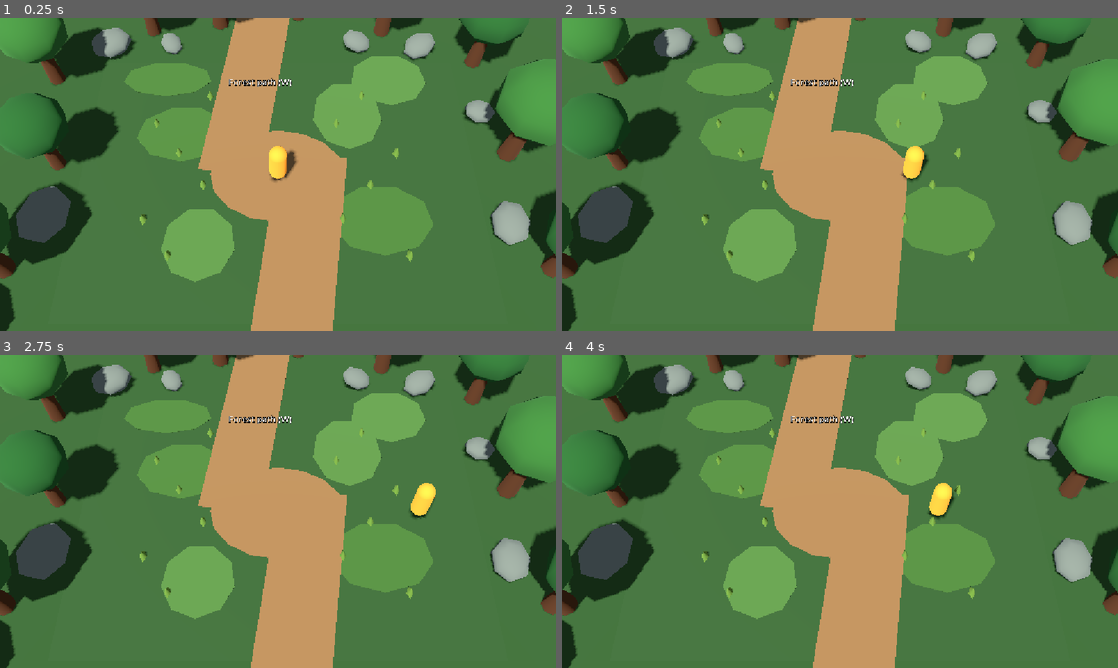
Above: before the commit, frames 1-4 (two rows, left to right).
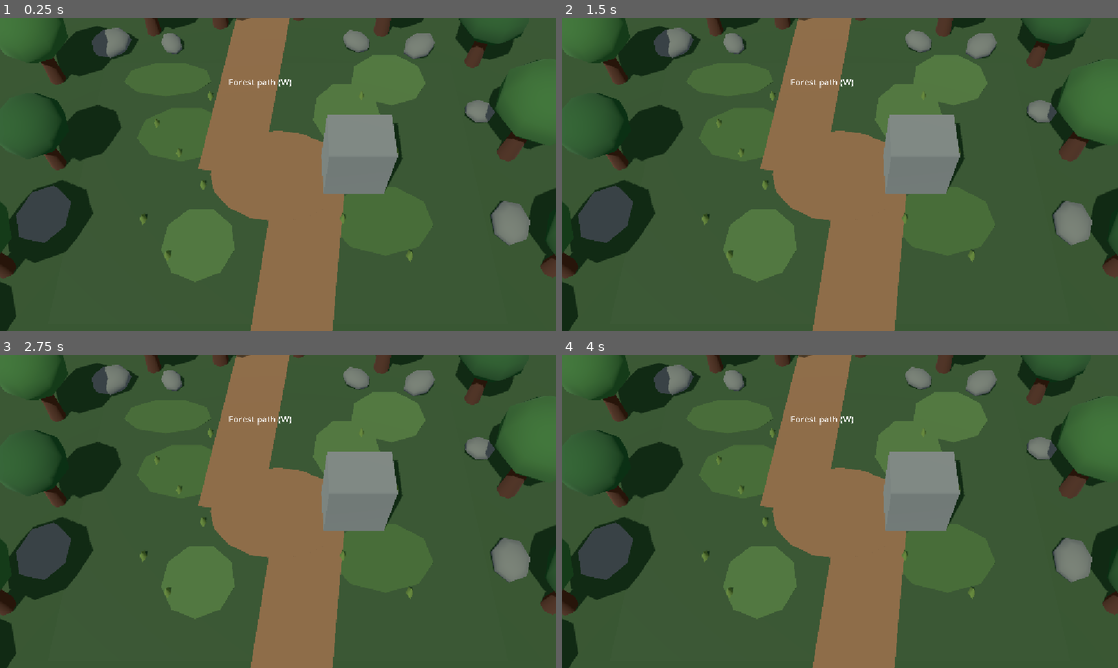
Above: after the commit, the same moments.

Repository: Timethy93/fantasymon
Game: Godot game, scene res://forest_clearing.tscn
Two runs of this game, one before a commit and one after it. Both use one fixed random seed, a clock stepped at 60 frames per second and the inputs below.
Inputs (mouse positions are in pixels of both pictures, inside the frame that each line leads up to):
- Up to frame 1 (0.25 s): no input
- Up to frame 2 (1.5 s): tap Enter at 0.5, 0.6 s; move the mouse to (962, 158) at 0.52 s; hold D (move_right) 0.53-1.25 s; click (962, 158) at 0.67 s; tap Space at 0.77, 1.07 s; drag from (728, 190) to (812, 237) at 1.27 s
- Up to frame 3 (2.75 s): tap Space at 2 s; move the mouse to (333, 442) at 2.02 s; hold D (move_right) from 2.03 s (still down); tap Ctrl at 2.1 s
- Up to frame 4 (4 s): release D (move_right) at 2.75 s; drag from (812, 574) to (673, 464) at 2.77 s; tap Enter at 3.5 s; move the mouse to (1006, 558) at 3.52 s; hold A (move_left) from 3.53 s (still down); tap Tab at 3.6 s; tap Space at 3.77 s

The runs differ from the first frame. In frame 1, 91% of the frame differs, in the area x 0-100%, y 0-100%; in frame 2, 91%; in frame 3, 91%; in frame 4, 91%.

Commit message:
Implement prerendered 2.5D forest prototype

Diff:
--- a/forest_clearing.tscn
+++ b/forest_clearing.tscn
@@ -3,6 +3,8 @@
 [ext_resource type="Script" uid="uid://ck7odk7jeh54q" path="res://scripts/player.gd" id="1_jgtll"]
 [ext_resource type="Script" uid="uid://c020idyr0aidi" path="res://scripts/segment_exit.gd" id="2_rvrhh"]
 [ext_resource type="Script" uid="uid://7kjtf0bnc2cc" path="res://scripts/world_exit_label.gd" id="3_r3b4v"]
+[ext_resource type="Script" uid="uid://emv4shaws3hi" path="res://scripts/prerendered_backdrop.gd" id="4_j3m8a"]
+[ext_resource type="Texture2D" uid="uid://bvp7pouluv2ci" path="res://assets/backgrounds/forest/forest_clearing/background.png" id="5_i477c"]
 
 [sub_resource type="StandardMaterial3D" id="StandardMaterial3D_rvrhh"]
 albedo_color = Color(0.16, 0.27, 0.12, 1)
@@ -25,6 +27,9 @@
 
 [sub_resource type="BoxShape3D" id="BoxShape3D_f36kn"]
 size = Vector3(0.5, 0.6, 12)
+
+[sub_resource type="BoxShape3D" id="BoxShape3D_i477c"]
+size = Vector3(2.4, 2.8, 1.8)
 
 [sub_resource type="Environment" id="Environment_l1t57"]
 background_mode = 1
@@ -549,6 +554,12 @@
 height = 0.4
 radial_segments = 4
 
+[sub_resource type="StandardMaterial3D" id="StandardMaterial3D_7ar1p"]
+albedo_color = Color(0.43, 0.45, 0.4, 1)
+
+[sub_resource type="BoxMesh" id="BoxMesh_prhu0"]
+size = Vector3(2.4, 2.8, 1.8)
+
 [sub_resource type="BoxShape3D" id="BoxShape3D_r3b4v"]
 size = Vector3(3.4, 3, 0.8)
 
@@ -591,6 +602,12 @@
 
 [node name="CollisionShape3D" type="CollisionShape3D" parent="WorldGeometry/Bounds/East" unique_id=1732450911]
 shape = SubResource("BoxShape3D_f36kn")
+
+[node name="TestRock" type="StaticBody3D" parent="WorldGeometry" unique_id=976780798]
+transform = Transform3D(1, 0, 0, 0, 1, 0, 0, 0, 1, 3, 1.4, 0)
+
+[node name="CollisionShape3D" type="CollisionShape3D" parent="WorldGeometry/TestRock" unique_id=176281495]
+shape = SubResource("BoxShape3D_i477c")
 
 [node name="Camera3D" type="Camera3D" parent="." unique_id=94309883]
 unique_name_in_owner = true
@@ -947,6 +964,11 @@
 transform = Transform3D(1, 0, 0, 0, 1, 0, 0, 0, 1.8, 4.9, 0.2, 3.5)
 material_override = SubResource("StandardMaterial3D_3tsjj")
 mesh = SubResource("CylinderMesh_mq0bu")
+
+[node name="TestRock" type="MeshInstance3D" parent="ForestBackdrop" unique_id=1788643054]
+transform = Transform3D(1, 0, 0, 0, 1, 0, 0, 0, 1, 3, 1.4, 0)
+material_override = SubResource("StandardMaterial3D_7ar1p")
+mesh = SubResource("BoxMesh_prhu0")
 
 [node name="EntryPoints" type="Node3D" parent="." unique_id=1985624325]
 
@@ -972,3 +994,8 @@
 script = ExtResource("3_r3b4v")
 text_key = "EXIT_FOREST_PATH"
 movement_action = "move_forward"
+
+[node name="PrerenderedBackdrop" type="Node3D" parent="." unique_id=475063162]
+script = ExtResource("4_j3m8a")
+background_texture = ExtResource("5_i477c")
+baked_camera_transform = Transform3D(1, 0, 0, 0, 0.49999997, 0.86602545, 0, -0.86602545, 0.49999997, 0, 18, 10.4)
--- a/project.godot
+++ b/project.godot
@@ -24,8 +24,10 @@
 
 [display]
 
+window/size/viewport_width=1152
+window/size/viewport_height=648
 window/stretch/mode="canvas_items"
-window/stretch/aspect="expand"
+window/stretch/aspect="keep"
 
 [editor_plugins]
 
--- /dev/null
+++ b/scripts/prerendered_backdrop.gd
@@ -0,0 +1,77 @@
+@tool
+class_name PrerenderedBackdrop
+extends Node3D
+
+@export var background_texture: Texture2D
+@export var baked_camera_transform: Transform3D = Transform3D(
+	Basis.from_euler(Vector3(-PI / 3.0, 0, 0)), Vector3(0, 18, 10.4)
+)
+@export var baked_fov: float = 34.0
+@export var baked_offsets: Vector2 = Vector2.ZERO
+@export_tool_button("Bake background.png") var bake_button: Callable = bake_background
+
+var _baking: bool = false
+
+
+func _ready() -> void:
+	if Engine.is_editor_hint():
+		return
+	var segment := get_parent()
+	var camera := segment.get_node("Camera3D") as Camera3D
+	var calibration_valid := (
+		background_texture != null
+		and camera.transform.is_equal_approx(baked_camera_transform)
+		and is_equal_approx(camera.fov, baked_fov)
+		and camera.projection == Camera3D.PROJECTION_PERSPECTIVE
+		and camera.keep_aspect == Camera3D.KEEP_HEIGHT
+		and Vector2(camera.h_offset, camera.v_offset).is_equal_approx(baked_offsets)
+		and background_texture.get_width() * 9 == background_texture.get_height() * 16
+	)
+	if not calibration_valid:
+		push_error(tr("BACKGROUND_CALIBRATION_INVALID"))
+		get_node("/root/SceneManager").travel_failed.emit("BACKGROUND_CALIBRATION_INVALID")
+		return
+
+	var screen := MeshInstance3D.new()
+	screen.name = "BackgroundImage"
+	var quad := QuadMesh.new()
+	quad.size = Vector2(2, 2)
+	screen.mesh = quad
+	screen.cast_shadow = GeometryInstance3D.SHADOW_CASTING_SETTING_OFF
+	var background_material := ShaderMaterial.new()
+	background_material.shader = load("res://shaders/prerendered_background.gdshader")
+	background_material.set_shader_parameter("background_image", background_texture)
+	screen.material_override = background_material
+	camera.add_child(screen)
+	screen.position = Vector3(0, 0, -100)
+	screen.extra_cull_margin = 1000.0
+
+	var source := segment.get_node("ForestBackdrop/TestRock") as MeshInstance3D
+	var proxy := MeshInstance3D.new()
+	proxy.name = "TestRockOcclusion"
+	proxy.mesh = source.mesh
+	proxy.cast_shadow = GeometryInstance3D.SHADOW_CASTING_SETTING_OFF
+	var occlusion_material := ShaderMaterial.new()
+	occlusion_material.shader = load("res://shaders/prerendered_occluder.gdshader")
+	occlusion_material.set_shader_parameter("background_image", background_texture)
+	proxy.material_override = occlusion_material
+	add_child(proxy)
+	proxy.global_transform = source.global_transform
+	segment.get_node("ForestBackdrop").hide()
+	segment.get_node("WorldGeometry/Ground/Visual").hide()
+
+
+func bake_background() -> void:
+	if not Engine.is_editor_hint() or _baking:
+		return
+	_baking = true
+	var baker: RefCounted = load("res://tools/bake_forest_background.gd").new()
+	var result: Error = await baker.call("bake", get_tree(), get_parent())
+	if result == OK:
+		var camera := get_parent().get_node("Camera3D") as Camera3D
+		baked_camera_transform = camera.transform
+		baked_fov = camera.fov
+		baked_offsets = Vector2(camera.h_offset, camera.v_offset)
+		EditorInterface.get_resource_filesystem().scan()
+		EditorInterface.mark_scene_as_unsaved()
+	_baking = false
--- /dev/null
+++ b/shaders/prerendered_background.gdshader
@@ -0,0 +1,13 @@
+shader_type spatial;
+render_mode unshaded, fog_disabled, shadows_disabled, depth_draw_never, cull_disabled;
+
+uniform sampler2D background_image : source_color, filter_linear, repeat_disable;
+
+void vertex() {
+	// Reversed Z: stay just inside the far plane (strict depth test rejects 0).
+	POSITION = vec4(VERTEX.xy, 0.00001, 1.0);
+}
+
+void fragment() {
+	ALBEDO = texture(background_image, SCREEN_UV).rgb;
+}
--- /dev/null
+++ b/shaders/prerendered_occluder.gdshader
@@ -0,0 +1,10 @@
+shader_type spatial;
+render_mode unshaded, fog_disabled, shadows_disabled, depth_draw_opaque;
+
+uniform sampler2D background_image : source_color, filter_linear, repeat_disable;
+
+void fragment() {
+	// The opaque proxy reproduces the baked pixel but retains its real 3D depth.
+	// Do not write ALPHA: that would move this material into the transparent pass.
+	ALBEDO = texture(background_image, SCREEN_UV).rgb;
+}
--- /dev/null
+++ b/tools/bake_forest_background.gd
@@ -0,0 +1,41 @@
+@tool
+extends RefCounted
+
+const OUTPUT := "res://assets/backgrounds/forest/forest_clearing/background.png"
+const IMAGE_SIZE := Vector2i(1920, 1080)
+
+
+func bake(tree: SceneTree, segment: Node3D) -> Error:
+	# Isolated world: no Player, exit labels, menus, transition overlay or gameplay.
+	var viewport := SubViewport.new()
+	viewport.name = "FantasyMonBackgroundBake"
+	viewport.size = IMAGE_SIZE
+	viewport.own_world_3d = true
+	viewport.msaa_3d = Viewport.MSAA_DISABLED
+	viewport.render_target_update_mode = SubViewport.UPDATE_ALWAYS
+	var stage := Node3D.new()
+	viewport.add_child(stage)
+	for path in ["ForestBackdrop", "WorldGeometry/Ground", "DirectionalLight3D", "WorldEnvironment", "Camera3D"]:
+		var original := segment.get_node(path)
+		var copy := original.duplicate()
+		stage.add_child(copy)
+		if copy is Node3D:
+			copy.transform = original.transform
+		if copy is VisualInstance3D:
+			copy.visible = true
+		if path == "ForestBackdrop":
+			copy.visible = true
+	tree.root.add_child(viewport)
+	for frame in 3:
+		await tree.process_frame
+		RenderingServer.force_draw(false)
+	var image := viewport.get_texture().get_image()
+	var error := image.save_png(OUTPUT)
+	viewport.queue_free()
+	if error != OK:
+		push_error("Background bake failed: %s (%s)" % [OUTPUT, error])
+		return error
+	print("Background baked: %s (%sx%s); camera: %s" % [
+		OUTPUT, IMAGE_SIZE.x, IMAGE_SIZE.y, segment.get_node("Camera3D").transform
+	])
+	return OK
--- a/translations/strings.csv
+++ b/translations/strings.csv
@@ -40,3 +40,4 @@
 KEY_PAGEUP,Page Up,Bild hoch
 KEY_PAGEDOWN,Page Down,Bild runter
 KEY_INSERT,Insert,Einfg
+BACKGROUND_CALIBRATION_INVALID,The background does not match this area's camera. Rebuild the background.,Der Hintergrund passt nicht zur Kamera dieses Bereichs. Hintergrund neu erzeugen.
Binary file added: assets/backgrounds/forest/forest_clearing/background.png
Not shown, added: assets/backgrounds/forest/forest_clearing/background.png.import
Binary file added: mocks/interfaceMock.png
Not shown, added: mocks/interfaceMock.png.import
Not shown, added: scripts/prerendered_backdrop.gd.uid
Not shown, added: shaders/prerendered_background.gdshader.uid
Not shown, added: shaders/prerendered_occluder.gdshader.uid
Not shown, added: tools/bake_forest_background.gd.uid
Binary file changed: translations/strings.de.translation
Binary file changed: translations/strings.en.translation
Not shown, changed: docs/ARCHITECTURE.md
Not shown, added: docs/PRERENDERED_FOREST_POC.md
